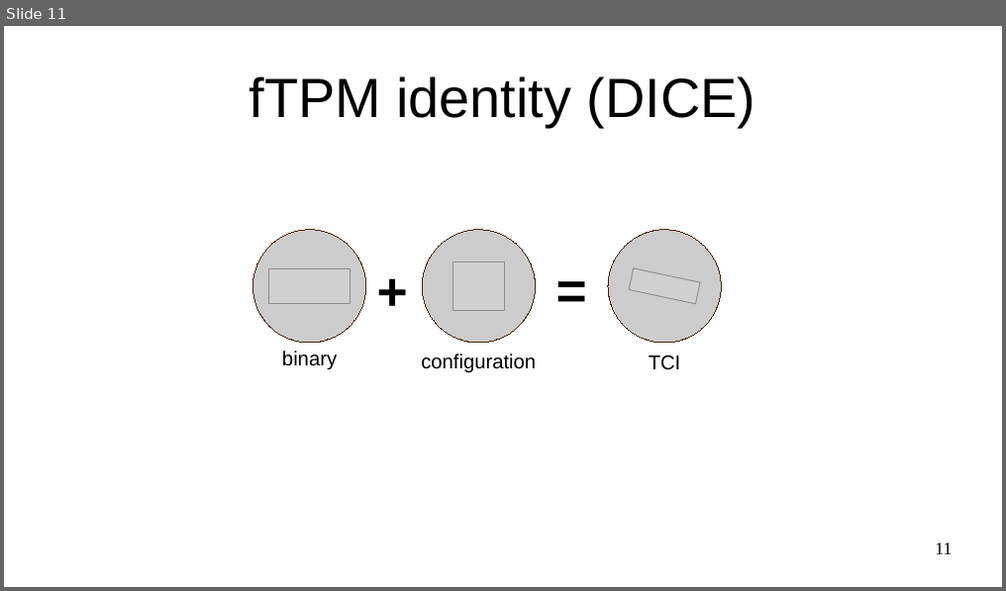
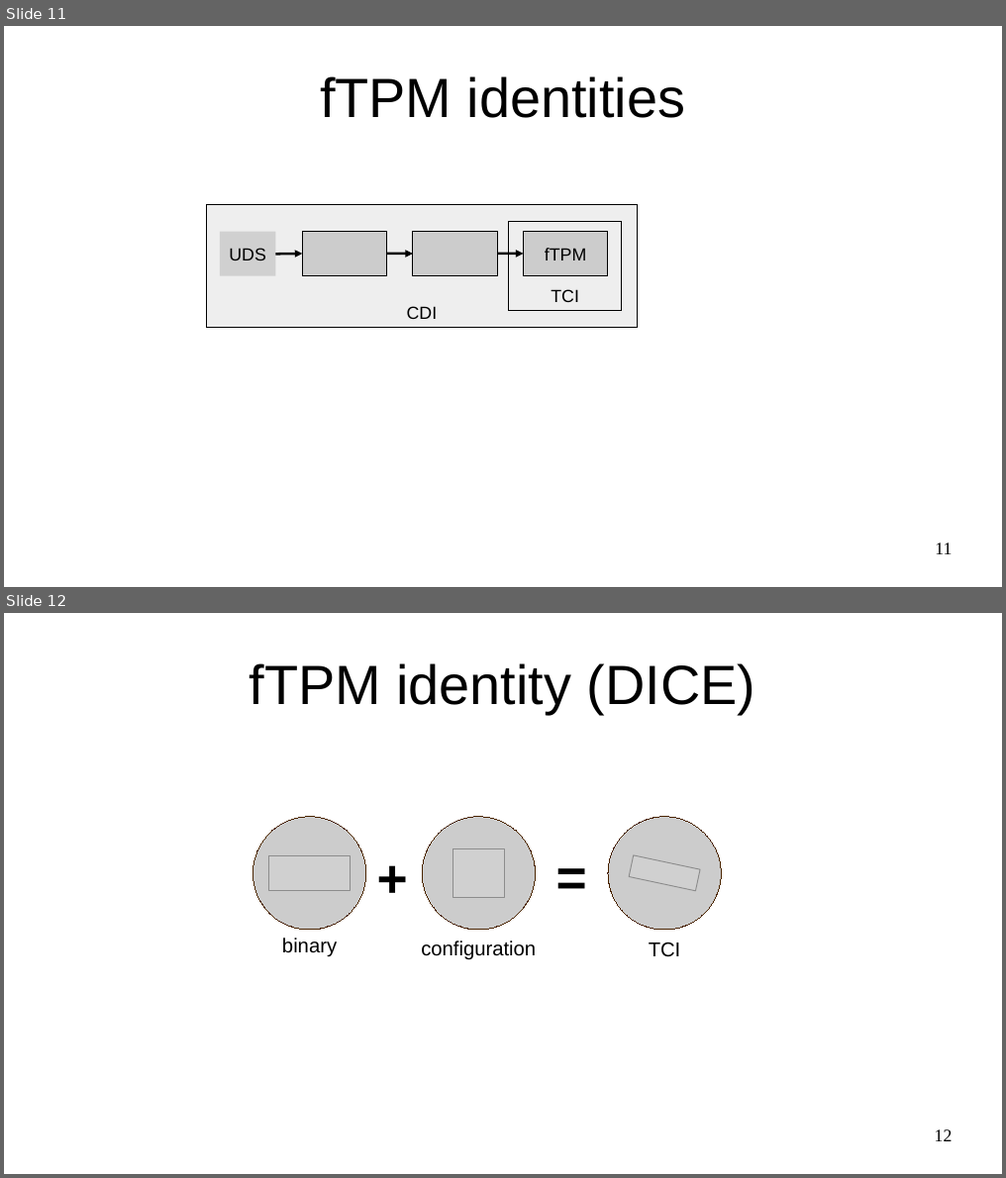
Before and after one commit to akorb/master-thesis, a slide deck: presentation.odp. Shown one above the other, each under a label of ours: slide 11 before the commit, slides 11 and 12 after it. The pictures are 1006x591 and 1006x1178 pixels, drawn with LibreOffice and Linux fonts; fonts in the diff are those of the drawing; grey boxes stand for pictures. Boxes give left, top, right and bottom in pixels: in the first picture for what was removed or moved away, otherwise in the second. Text is boxed around its words. In the diff, an @@ line names an element or a change of style, - is before the commit and + after.

```diff
--- a/presentation.odp
+++ b/presentation.odp
@@ slide 11 added at box(4, 26, 1002, 587), background #FFFFFF @@
@@ title added at box(320, 76, 685, 118), 44 pt, text #000000 @@
+fTPM identities
@@ rectangle added at box(207, 205, 637, 328), fill #EEEEEE, outline #000000 0 pt, 14 pt, text #000000 @@
+CDI
@@ picture added at box(220, 232, 275, 275), 14 pt, text #000000 @@
+UDS
@@ rectangle added at box(303, 231, 388, 275), fill #CCCCCC, outline #000000 0 pt @@
@@ rectangle added at box(413, 231, 498, 275), fill #CCCCCC, outline #000000 0 pt @@
@@ rectangle added at box(508, 222, 622, 311), outline #000000 0 pt, 14 pt, text #000000 @@
+TCI
@@ rectangle added at box(524, 231, 609, 275), fill #CCCCCC, outline #000000 0 pt, 14 pt, text #000000 @@
+fTPM
@@ arrow added from (275, 255) to (303, 254), #000000 1.98 pt @@
@@ arrow added from (387, 254) to (413, 255), #000000 1.98 pt @@
@@ arrow added from (498, 254) to (524, 255), #000000 1.98 pt @@
@@ page number added at box(935, 543, 951, 555), 14 pt, text #000000 @@
+11
@@ what was slide 11 is now slide 12 @@
@@ page number at box(935, 1130, 952, 1142): text changed @@
-11
+12
```
Also in this commit, not shown: 2 slides changed, 1 other slide added, 7 other files.
